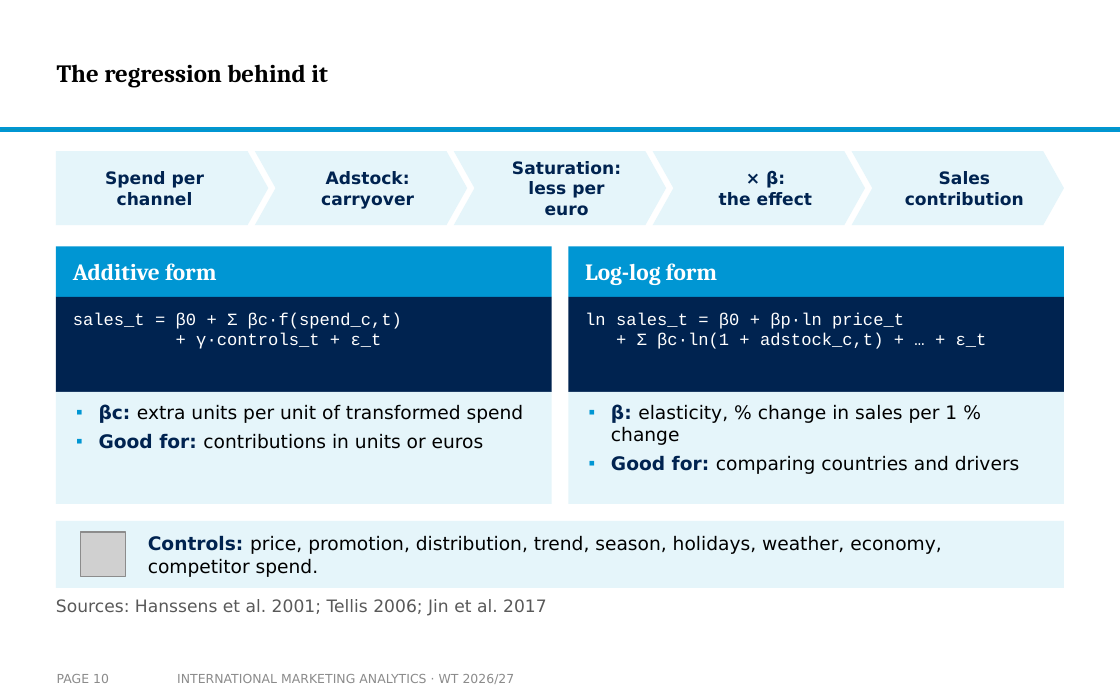
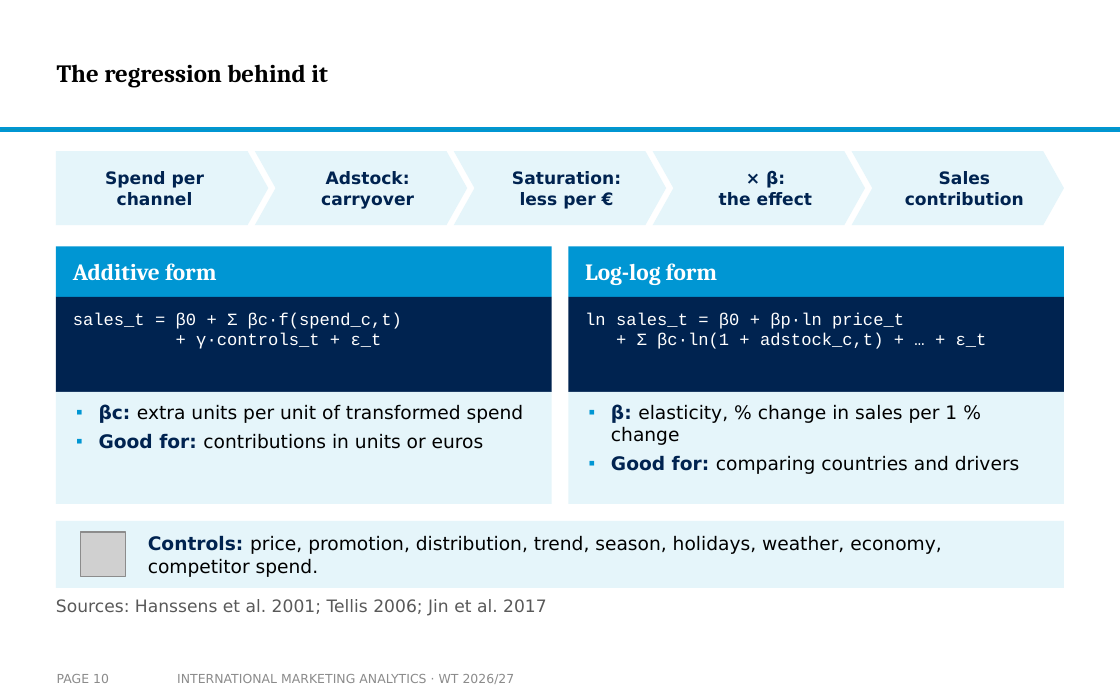
Before and after one commit to arnefloh-wu/International-Marketing-Analytics, a slide deck: slide 10 of slides/02a_intro-to-mmm_WT26-27.pptx. Drawn at 1120x700 pixels with LibreOffice and Linux fonts; fonts in the diff are those of the drawing; grey boxes stand for pictures; background and template pictures are left out. Boxes give left, top, right and bottom in pixels: in the first picture for what was removed or moved away, otherwise in the second. Text is boxed around its words. In the diff, an @@ line names an element or a change of style, - is before the commit and + after.

```diff
--- a/slides/02a_intro-to-mmm_WT26-27.pptx
+++ b/slides/02a_intro-to-mmm_WT26-27.pptx
@@ text in chevron at (512,171,621,209): text changed @@
-Saturation:
-less per euro
+Saturation:
+less per €
```
Also in this commit, not shown: 3 other slides changed, 3 other files.
